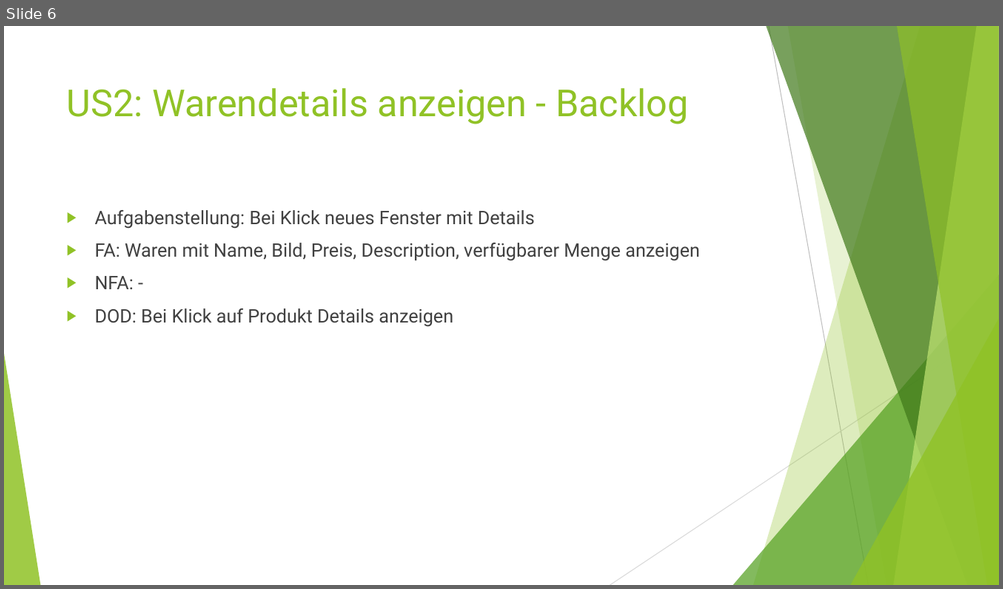
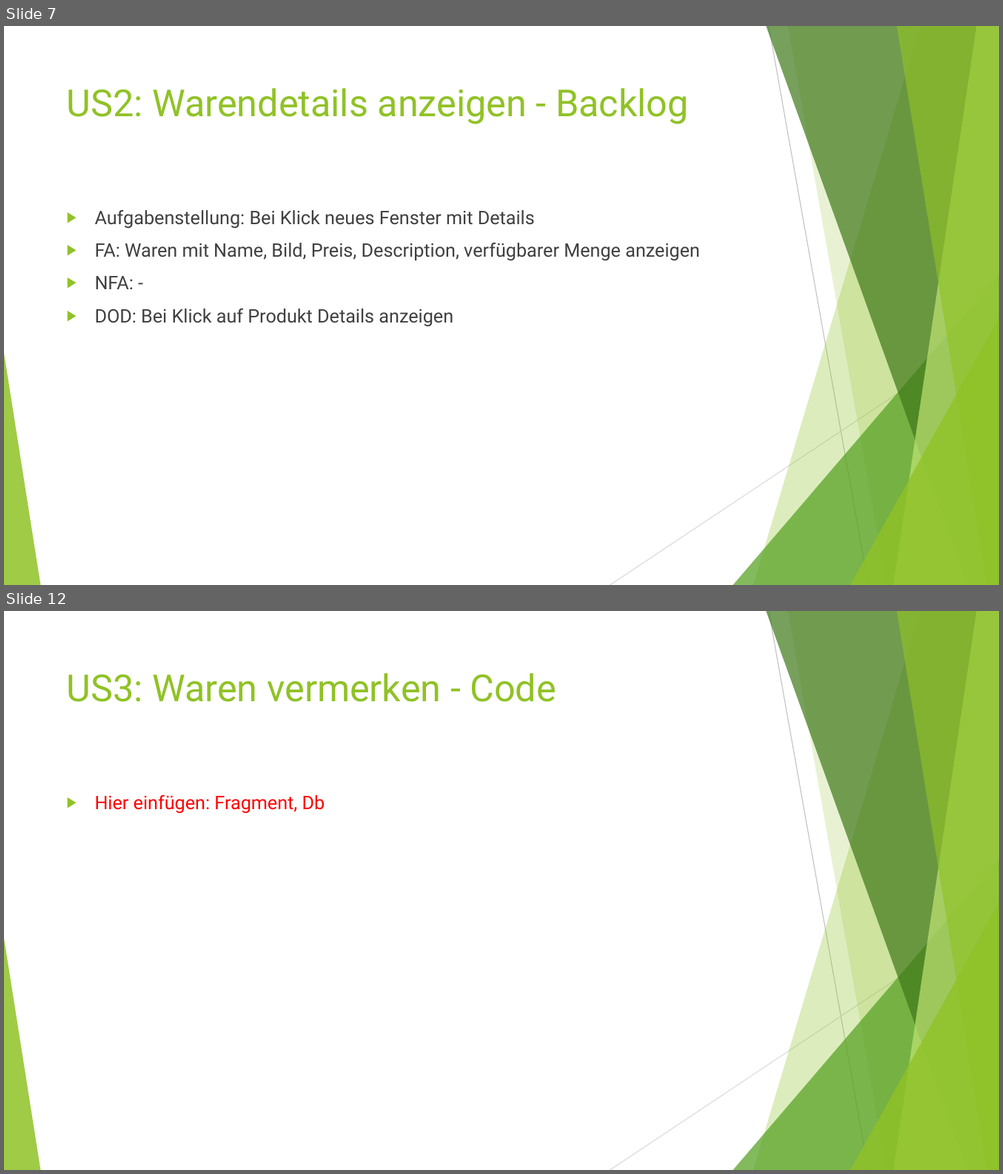
Before and after one commit to Grisdoff/Planet.Shop, a slide deck: Organisatorisches/Presentations/Presentation_WS.pptx. Shown one above the other, each under a label of ours: slide 6 before the commit, slides 7 and 12 after it; the slides between them are not shown. The pictures are 1003x589 and 1003x1174 pixels, drawn with LibreOffice and Linux fonts; fonts in the diff are those of the drawing. Boxes give left, top, right and bottom in pixels: in the first picture for what was removed or moved away, otherwise in the second. Text is boxed around its words. In the diff, an @@ line names an element or a change of style, - is before the commit and + after.

```diff
--- a/Organisatorisches/Presentations/Presentation_WS.pptx
+++ b/Organisatorisches/Presentations/Presentation_WS.pptx
@@ slide 12 added at <box>4,611,999,1170</box>, background #FFFFFF; not listed: 10 template elements that a slide beside it also shows @@
@@ title added at <box>67,673,556,702</box>, 36 pt, text #90C226 @@
+US3: Waren vermerken - Code
@@ text added at <box>95,795,325,814</box>, 18 pt, text #FF0000 @@
+▶ Hier einfügen: Fragment, Db
@@ what was slide 6 is now slide 7 @@
```
Also in this commit, not shown: 2 slides changed, 6 other slides added.
